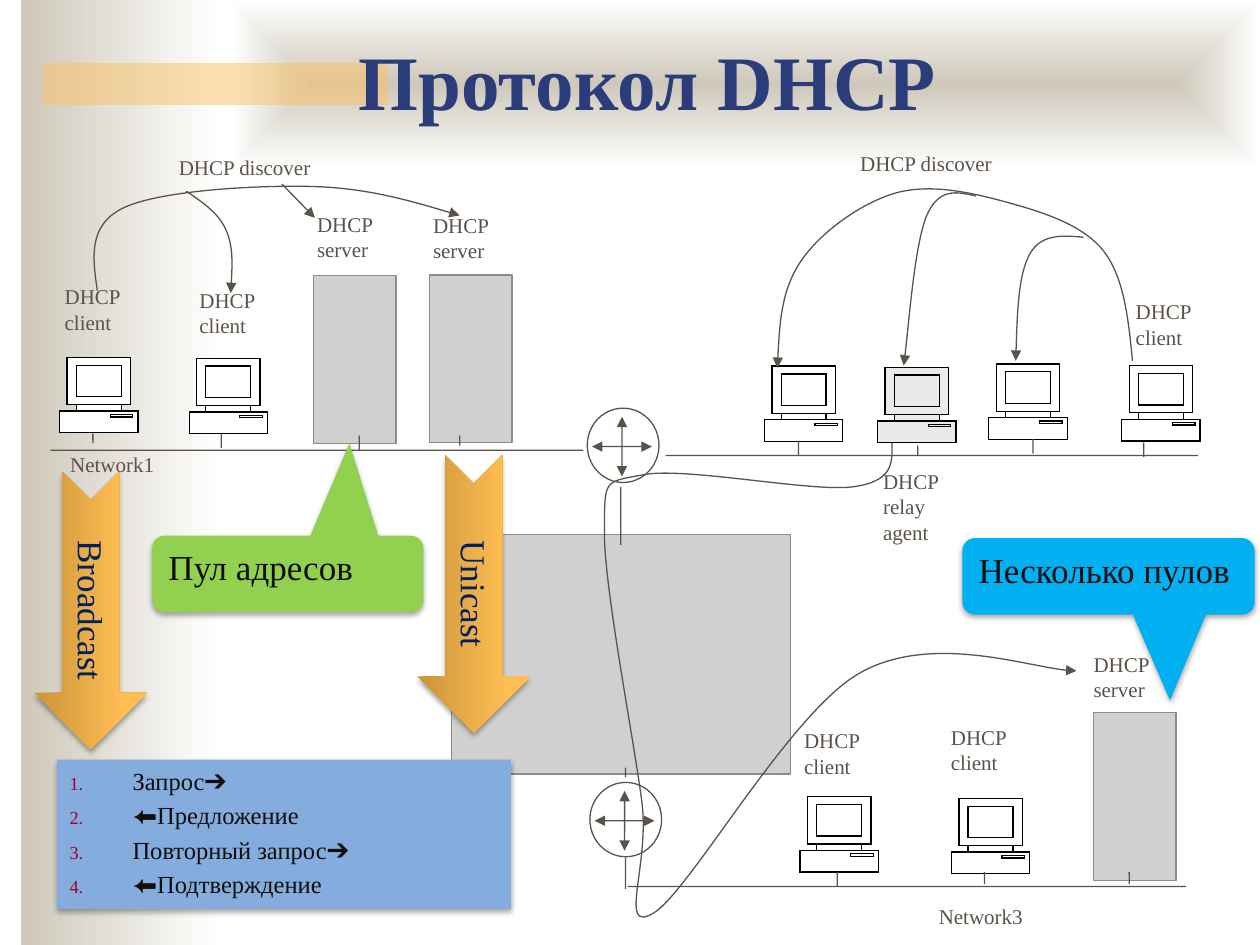
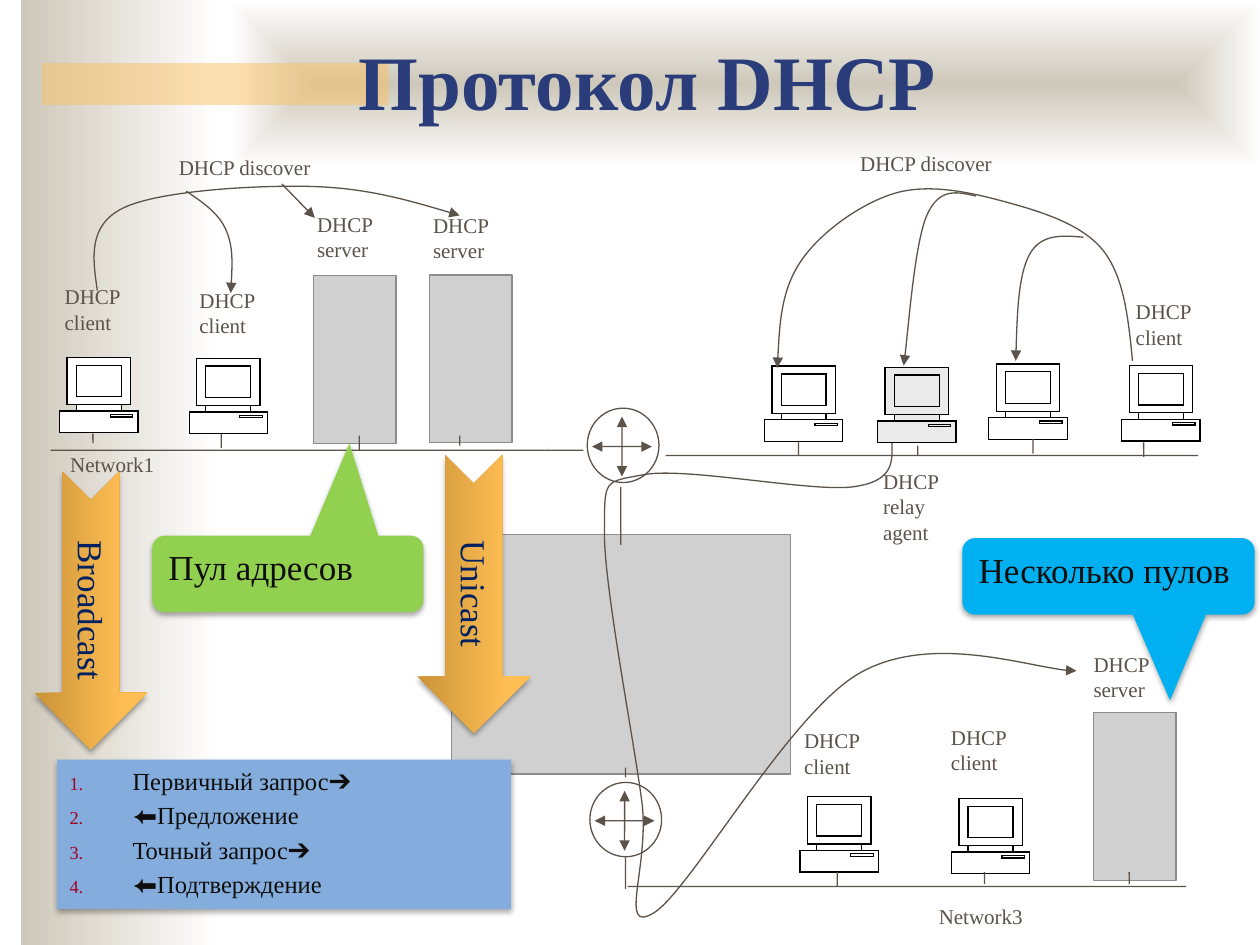
Before and after one commit to ukoloff/nets, a slide deck: slide 19 of lecture/10.pptx. Drawn at 1260x945 pixels with LibreOffice and Linux fonts; fonts in the diff are those of the drawing; grey boxes stand for pictures; background and template pictures are left out. Boxes give left, top, right and bottom in pixels: in the first picture for what was removed or moved away, otherwise in the second. Text is boxed around its words. In the diff, an @@ line names an element or a change of style, - is before the commit and + after.

```diff
--- a/lecture/10.pptx
+++ b/lecture/10.pptx
@@ text in rectangle at <box>133,773,351,796</box>: text changed @@
-1. Запрос➔
+1. Первичный запрос➔
@@ text in rectangle at <box>133,842,311,864</box>: text changed @@
-3. Повторный запрос➔
+3. Точный запрос➔
```
Also in this commit, not shown: 2 other slides changed, 3 slides added.
